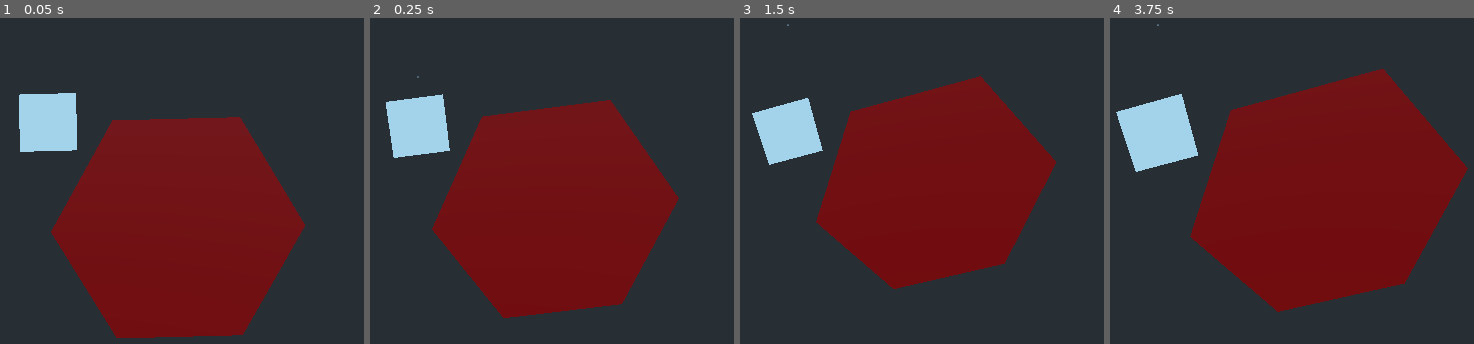
Above: before the commit, frames 1-4 (left to right).
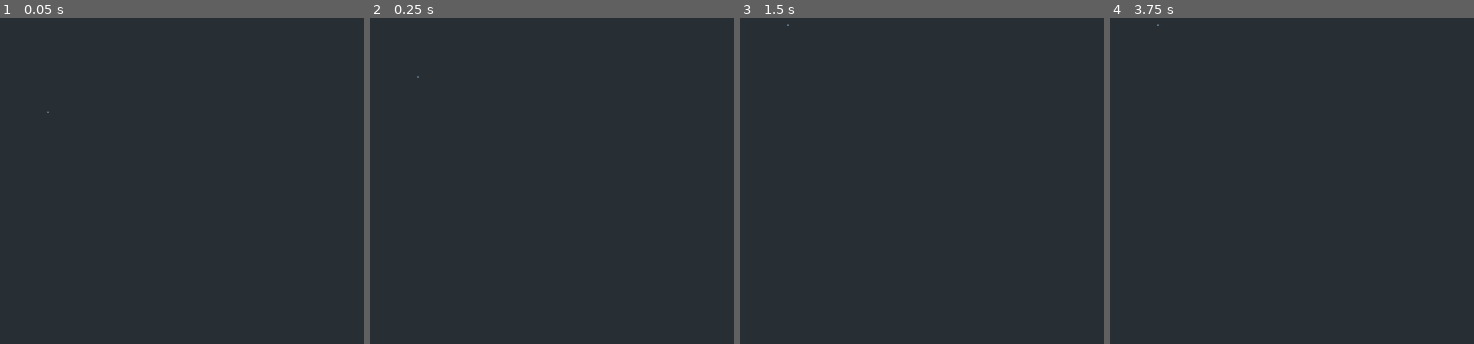
Above: after the commit, the same moments.

Repository: nestorac/earth
Game: Godot game, scene res://Globe.tscn
Same seed, same stepped clock (60 frames per second), same inputs: the game is played once before the commit and once after it.
Inputs (mouse positions are in pixels of both pictures, inside the frame that each line leads up to):
- Up to frame 1 (0.05 s): no input
- Up to frame 2 (0.25 s): no input
- Up to frame 3 (1.5 s): move the mouse to (965, 96) at 0.52 s; hold W (set_forest) 0.53-1.28 s; tap Enter at 1.25 s; move the mouse to (outside the picture) at 1.27 s; tap E (set_land) at 1.35 s
- Up to frame 4 (3.75 s): tap Space (spawn_cells) at 2, 2.85, 3.5 s; move the mouse to (1237, 18) at 2.02 s; hold Q (set_sea) 2.03-2.78 s; tap Enter at 2.75 s; move the mouse to (1117, 213) at 2.77 s; move the mouse to (1397, 190) at 3.52 s; hold Mouse wheel down (zoom_in) from 3.53 s (still down)

The runs differ from the first frame. In frame 1, 38% of the frame differs, in the area x 5-84%, y 23-99%; in frame 2, 35%; in frame 3, 32%; in frame 4, 42%, in the area x 1-99%, y 15-91%.
Error in both runs: Attempt to call function 'get_surface_material' in base 'null instance' on a null instance. (res://Scripts/hexagon.gd:7)

Commit message:
Now, squares and a matrix of squares.

Diff:
--- a/Globe.tscn
+++ b/Globe.tscn
@@ -1,10 +1,11 @@
-[gd_scene load_steps=7 format=2]
+[gd_scene load_steps=8 format=2]
 
 [ext_resource path="res://Scripts/Globe.gd" type="Script" id=1]
 [ext_resource path="res://triangle.tscn" type="PackedScene" id=2]
 [ext_resource path="res://Scripts/CamBase.gd" type="Script" id=3]
 [ext_resource path="res://Scenes/ArrayMesh.tres" type="ArrayMesh" id=4]
-[ext_resource path="res://Scripts/HexGen.gd" type="Script" id=5]
+[ext_resource path="res://Scripts/Square.gd" type="Script" id=6]
+[ext_resource path="res://Scripts/MeshOfSquares.gd" type="Script" id=7]
 
 [sub_resource type="PlaneMesh" id=1]
 
@@ -27,14 +28,17 @@
 visible = false
 mesh = ExtResource( 4 )
 
-[node name="Spatial" type="Spatial" parent="."]
-script = ExtResource( 5 )
-
-[node name="MeshInstance2" type="MeshInstance" parent="."]
-
 [node name="MeshInstance3" type="MeshInstance" parent="."]
 transform = Transform( 0.2, 0, 0, 0, 0.2, 0, 0, 0, 0.2, 0, 0.485723, 0 )
+visible = false
 
 [node name="MeshInstance4" type="MeshInstance" parent="."]
 transform = Transform( 0.5, 0, 0, 0, 0.5, 0, 0, 0, 0.5, 0, 0.685515, 0 )
+visible = false
 mesh = SubResource( 1 )
+
+[node name="MatrixOfSquares" type="Node" parent="."]
+script = ExtResource( 7 )
+
+[node name="Square" type="MeshInstance" parent="MatrixOfSquares"]
+script = ExtResource( 6 )
--- a/Scripts/MeshGen.gd
+++ /dev/null
@@ -1,33 +0,0 @@
-extends Spatial
-
-var tmpMesh = Mesh.new()
-var vertices = PoolVector3Array()
-var UVs = PoolVector2Array()
-var mat = SpatialMaterial.new()
-export var color = Color(0.9, 0.1, 0.1)
-
-
-func _ready():
-	vertices.push_back(Vector3(1,0,0))
-	vertices.push_back(Vector3(1,0,1))
-	vertices.push_back(Vector3(0,0,1))
-	vertices.push_back(Vector3(0,0,0))
-
-	UVs.push_back(Vector2(0,0))
-	UVs.push_back(Vector2(0,1))
-	UVs.push_back(Vector2(1,1))
-	UVs.push_back(Vector2(1,0))
-
-	mat.albedo_color = color
-
-	var st = SurfaceTool.new()
-	st.begin(Mesh.PRIMITIVE_TRIANGLE_FAN)
-	st.set_material(mat)
-
-	for v in vertices.size():
-		st.add_color(color)
-		st.add_uv(UVs[v])
-		st.add_vertex(vertices[v])
-
-	st.commit(tmpMesh)
-	$"../MeshInstance2".mesh = tmpMesh
--- /dev/null
+++ b/Scripts/MeshOfSquares.gd
@@ -0,0 +1,11 @@
+extends Node
+
+class_name MeshOfSquares
+
+var square = Square.new()
+var square2 = Square.new()
+
+func _ready():
+	square.set_offset(0,0)
+	square.play()
+	print ("Ok.")
--- /dev/null
+++ b/Scripts/Square.gd
@@ -0,0 +1,42 @@
+extends MeshInstance
+
+class_name Square
+
+var tmpMesh = Mesh.new()
+var vertices = PoolVector3Array()
+var UVs = PoolVector2Array()
+var mat = SpatialMaterial.new()
+export var color = Color(0.9, 0.1, 0.1)
+
+
+func set_offset(offset_x, offset_z):
+	vertices.push_back(Vector3(offset_x + 1, 0, offset_z + 0))
+	vertices.push_back(Vector3(offset_x + 1, 0, offset_z + 1))
+	vertices.push_back(Vector3(offset_x + 0, 0, offset_z + 1))
+	vertices.push_back(Vector3(offset_x + 0, 0, offset_z + 0))
+
+	UVs.push_back(Vector2(offset_x + 0, offset_z + 0))
+	UVs.push_back(Vector2(offset_x + 0, offset_z + 1))
+	UVs.push_back(Vector2(offset_x + 1, offset_z + 1))
+	UVs.push_back(Vector2(offset_x + 1, offset_z + 0))
+
+
+func play():
+	mat.albedo_color = color
+
+	var st = SurfaceTool.new()
+	st.begin(Mesh.PRIMITIVE_TRIANGLE_FAN)
+	st.set_material(mat)
+
+	for v in vertices.size():
+		st.add_color(color)
+		st.add_uv(UVs[v])
+		st.add_vertex(vertices[v])
+
+	st.commit(tmpMesh)
+
+	$".".mesh = tmpMesh
+
+
+func _ready():
+	pass
--- a/project.godot
+++ b/project.godot
@@ -23,11 +23,23 @@
 "class": "IcosphereMesh",
 "language": "GDScript",
 "path": "res://addons/IcosphereMesh/IcosphereMesh.gd"
+}, {
+"base": "Node",
+"class": "MeshOfSquares",
+"language": "GDScript",
+"path": "res://Scripts/MeshOfSquares.gd"
+}, {
+"base": "MeshInstance",
+"class": "Square",
+"language": "GDScript",
+"path": "res://Scripts/Square.gd"
 } ]
 _global_script_class_icons={
 "Geodesic": "",
 "Geometry": "",
-"IcosphereMesh": ""
+"IcosphereMesh": "",
+"MeshOfSquares": "",
+"Square": ""
 }
 
 [application]
